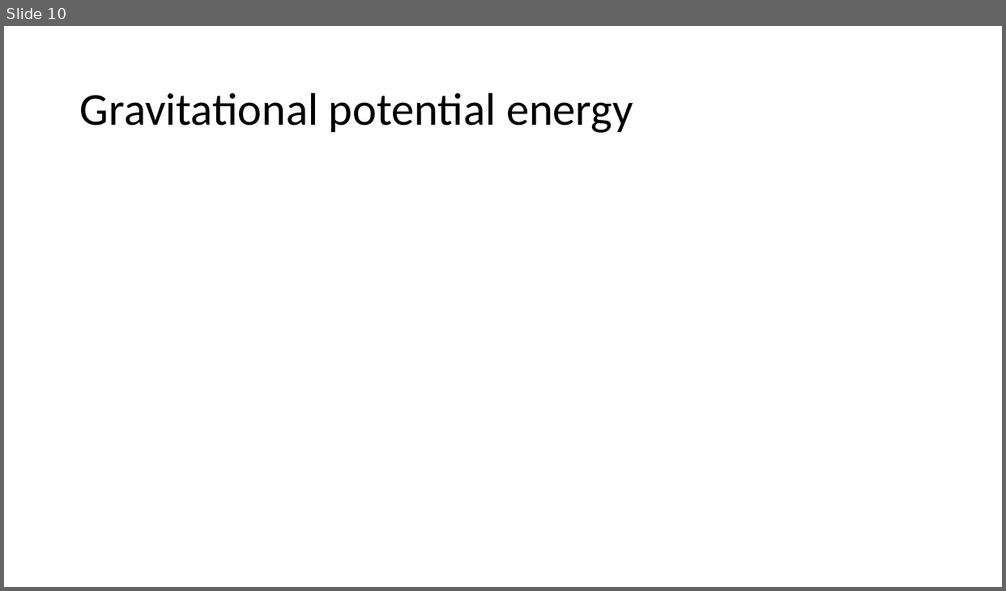
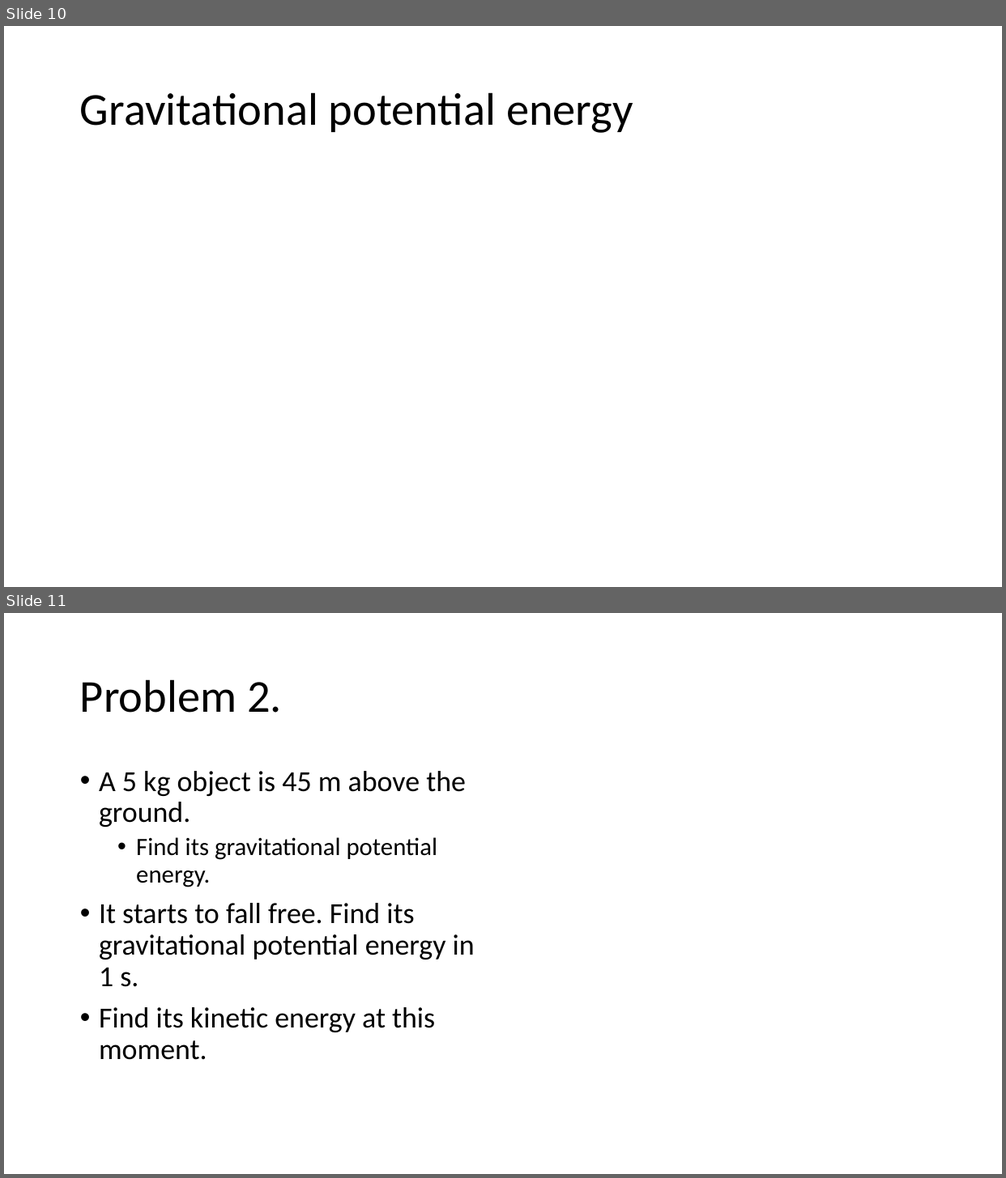
Before and after one commit to acsabai/acsabai.github.io, a slide deck: classes/Physics9ab/downloads/energy.pptx. Shown one above the other, each under a label of ours: slide 10 before the commit, slides 10 and 11 after it. The pictures are 1006x591 and 1006x1178 pixels, drawn with LibreOffice and Linux fonts; fonts in the diff are those of the drawing; grey boxes stand for pictures. Boxes give left, top, right and bottom in pixels: in the first picture for what was removed or moved away, otherwise in the second. Text is boxed around its words. In the diff, an @@ line names an element or a change of style, - is before the commit and + after.

```diff
--- a/classes/Physics9ab/downloads/energy.pptx
+++ b/classes/Physics9ab/downloads/energy.pptx
@@ slide 11 added at (4, 613, 1002, 1174), background #FFFFFF @@
@@ title added at (80, 679, 282, 713), 44 pt, text #000000 @@
+Problem 2.
@@ text added at (99, 771, 475, 1060), 28 pt, text #000000 @@
+• A 5 kg object is 45 m above the ground.
+  • Find its gravitational potential energy.
+• It starts to fall free. Find its gravitational potential energy in 1 s.
+• Find its kinetic energy at this moment.
```
Also in this commit, not shown: 8 other slides added.
